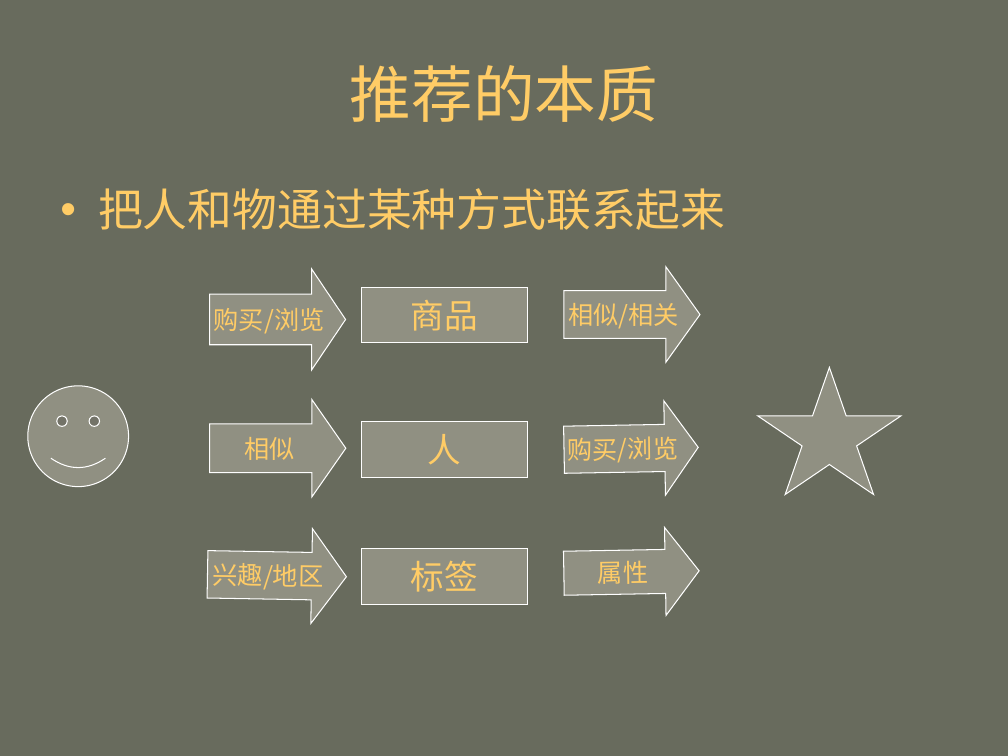
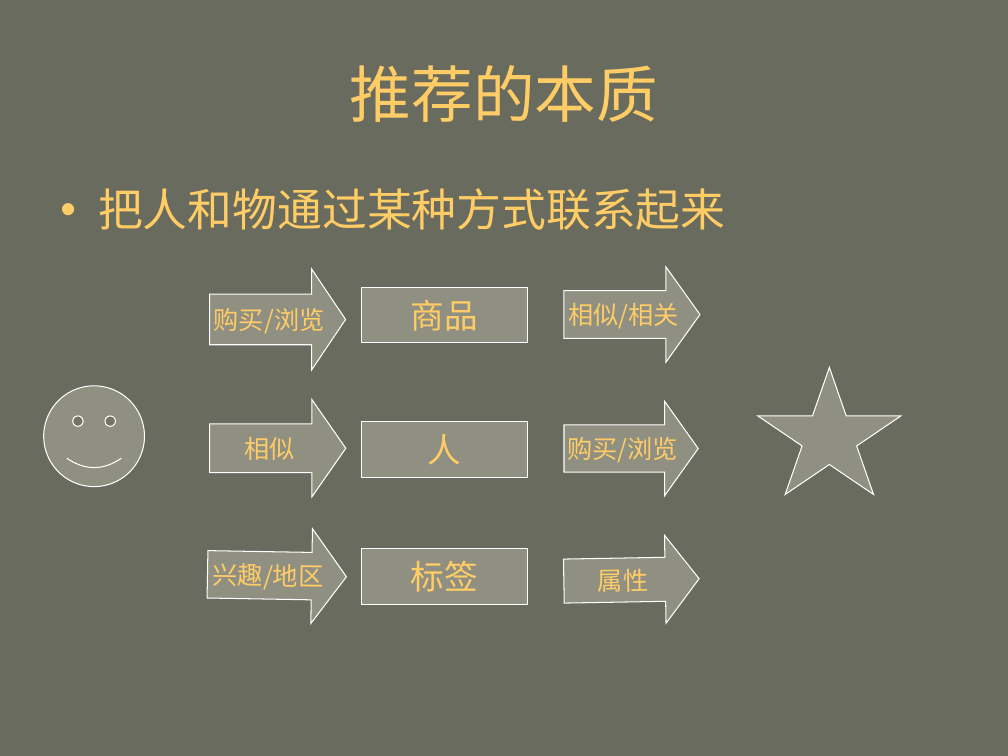
Before and after one commit to mahengyang/code, a slide deck: slide 27 of puffin/个性化推荐.ppt (slide 29 before the commit). Drawn at 1008x756 pixels with LibreOffice and Linux fonts; fonts in the diff are those of the drawing. Boxes give left, top, right and bottom in pixels: in the first picture for what was removed or moved away, otherwise in the second. Text is boxed around its words. In the diff, an @@ line names an element or a change of style, - is before the commit and + after.

```diff
--- a/puffin/个性化推荐.ppt
+++ b/puffin/个性化推荐.ppt
@@ smiley face moved from (x1=28, y1=386, x2=129, y2=487) to (x1=43, y1=386, x2=144, y2=487) @@
@@ right arrow "购买/浏览" at (x1=564, y1=401, x2=699, y2=496): rotation 359 to 0 degrees @@
@@ right arrow "属性" moved from (x1=563, y1=527, x2=699, y2=617) to (x1=563, y1=535, x2=699, y2=625) @@
```
Also in this commit, not shown: 7 other slides changed, 3 slides added, 3 slides removed, 2 other files.
